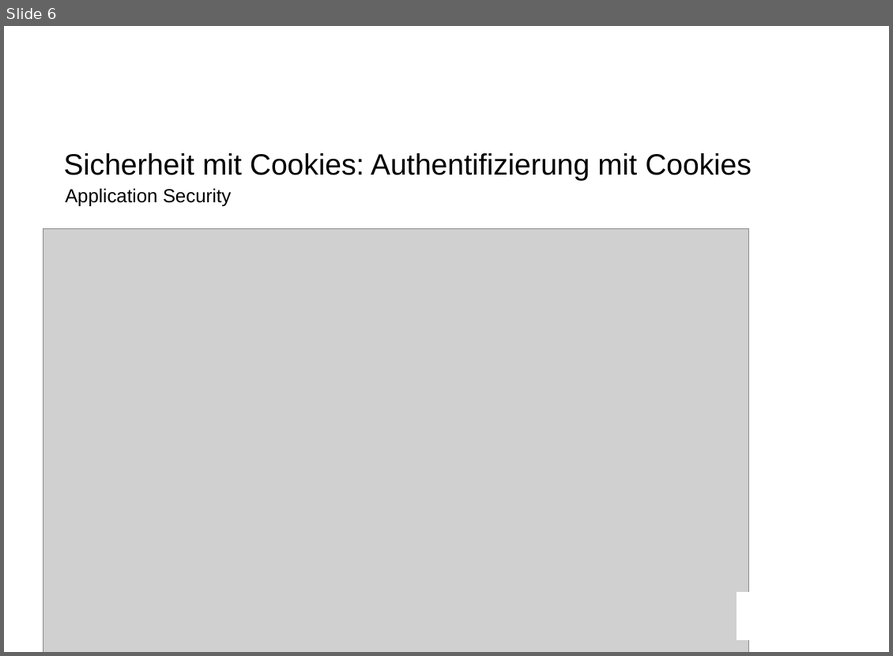
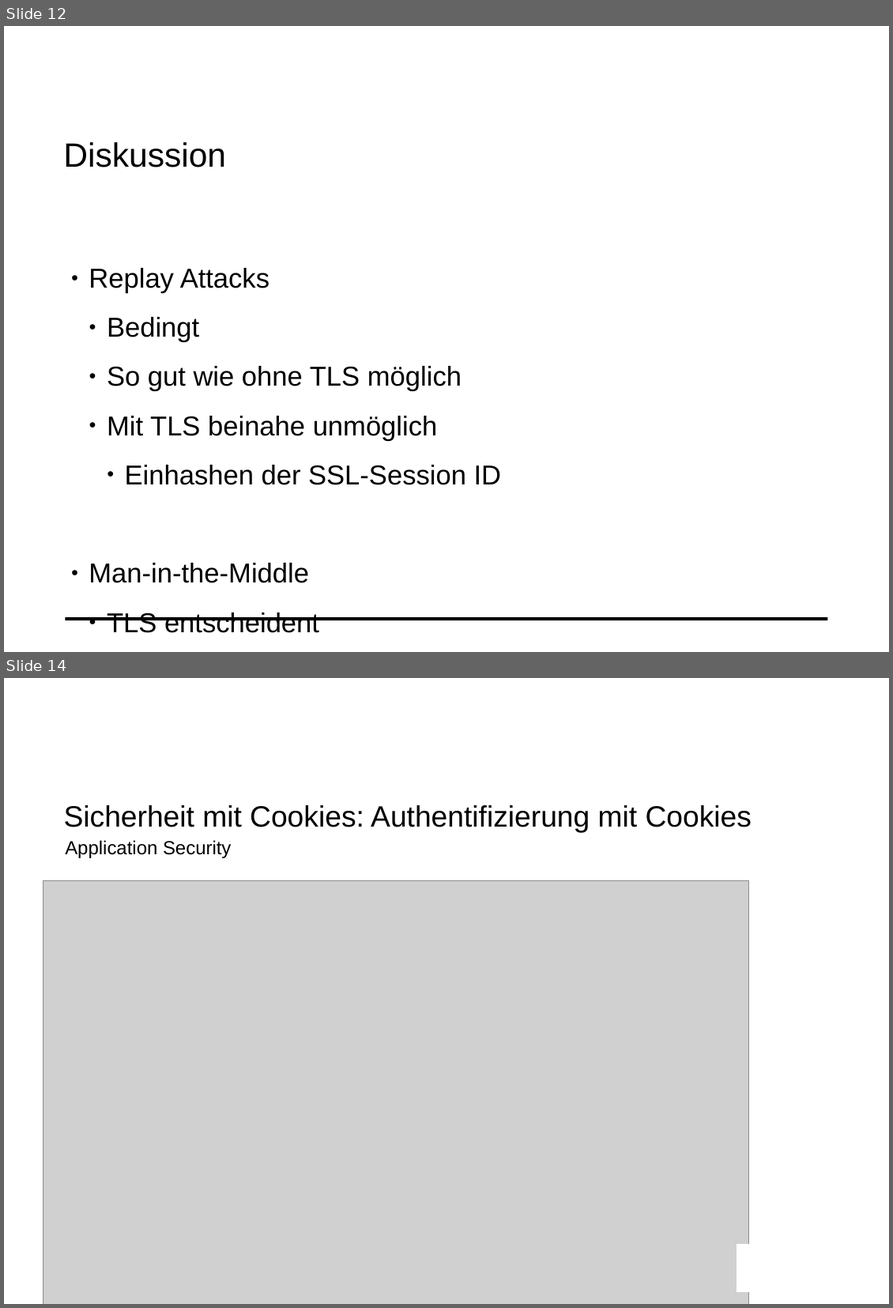
Before and after one commit to mat1/apsicookie, a slide deck: documentation/Cookie.odp. Shown one above the other, each under a label of ours: slide 6 before the commit, slides 12 and 14 after it; the slides between them are not shown. The pictures are 893x656 and 893x1308 pixels, drawn with LibreOffice and Linux fonts; fonts in the diff are those of the drawing; grey boxes stand for pictures; background and template pictures are left out. Boxes give left, top, right and bottom in pixels: in the first picture for what was removed or moved away, otherwise in the second. Text is boxed around its words. In the diff, an @@ line names an element or a change of style, - is before the commit and + after.

```diff
--- a/documentation/Cookie.odp
+++ b/documentation/Cookie.odp
@@ slide 12 added at (x1=4, y1=26, x2=889, y2=652), background #FFFFFF; not listed: 1 template element that a slide beside it also shows @@
@@ text added at (x1=63, y1=142, x2=226, y2=167), 32 pt, text #000000 @@
+Diskussion
@@ text added at (x1=89, y1=268, x2=502, y2=633), 26 pt, text #000000 @@
+● Replay Attacks
+  ● Bedingt
+  ● So gut wie ohne TLS möglich
+  ● Mit TLS beinahe unmöglich
+    ● Einhashen der SSL-Session ID
+● Man-in-the-Middle
+  ● TLS entscheident
@@ what was slide 6 is now slide 14 @@
```
Also in this commit, not shown: 2 slides changed, 7 other slides added, 1 other file.
